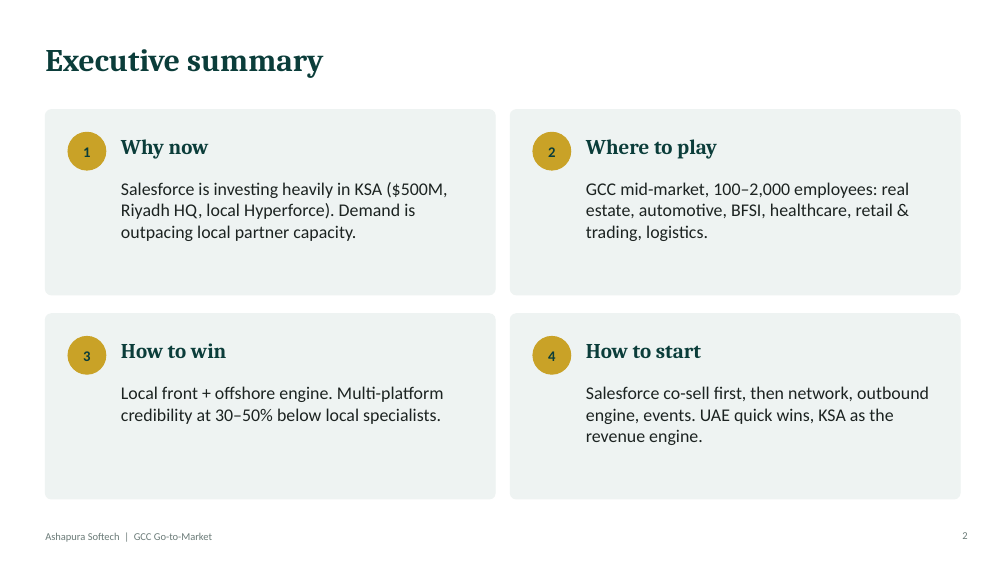
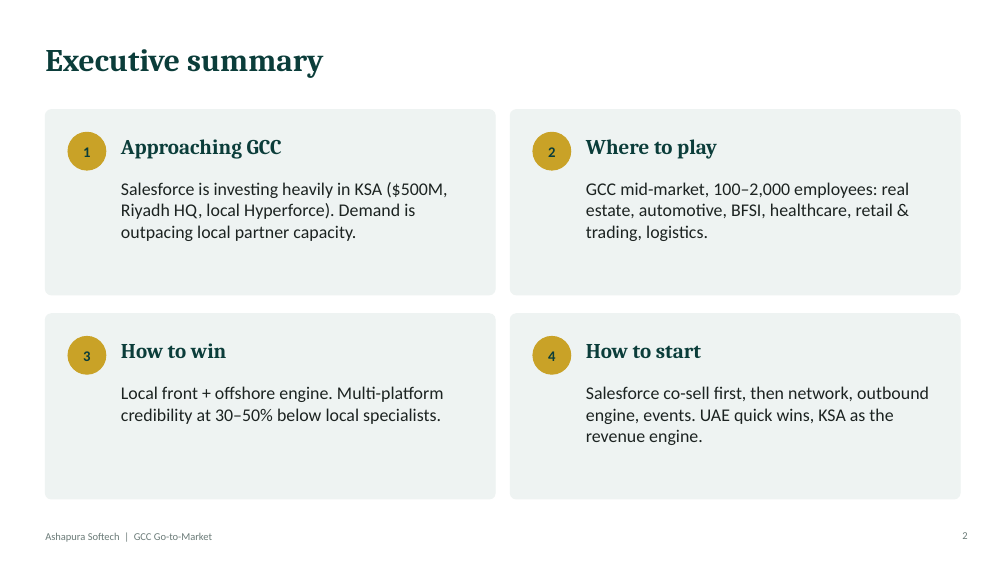
Before and after one commit to bassemgm90-dot/Outbound-leads-, a slide deck: slide 2 of Bassem_Gamal_-_GCC_GTM_Ashapura.pptx. Drawn at 1008x567 pixels with LibreOffice and Linux fonts; fonts in the diff are those of the drawing; background and template pictures are left out. Boxes give left, top, right and bottom in pixels: in the first picture for what was removed or moved away, otherwise in the second. Text is boxed around its words. In the diff, an @@ line names an element or a change of style, - is before the commit and + after.

```diff
--- a/Bassem_Gamal_-_GCC_GTM_Ashapura.pptx
+++ b/Bassem_Gamal_-_GCC_GTM_Ashapura.pptx
@@ text at <box>121,139,282,159</box>: text changed @@
-Why now
+Approaching GCC
```
Also in this commit, not shown: 9 other slides changed, 1 slide removed.
